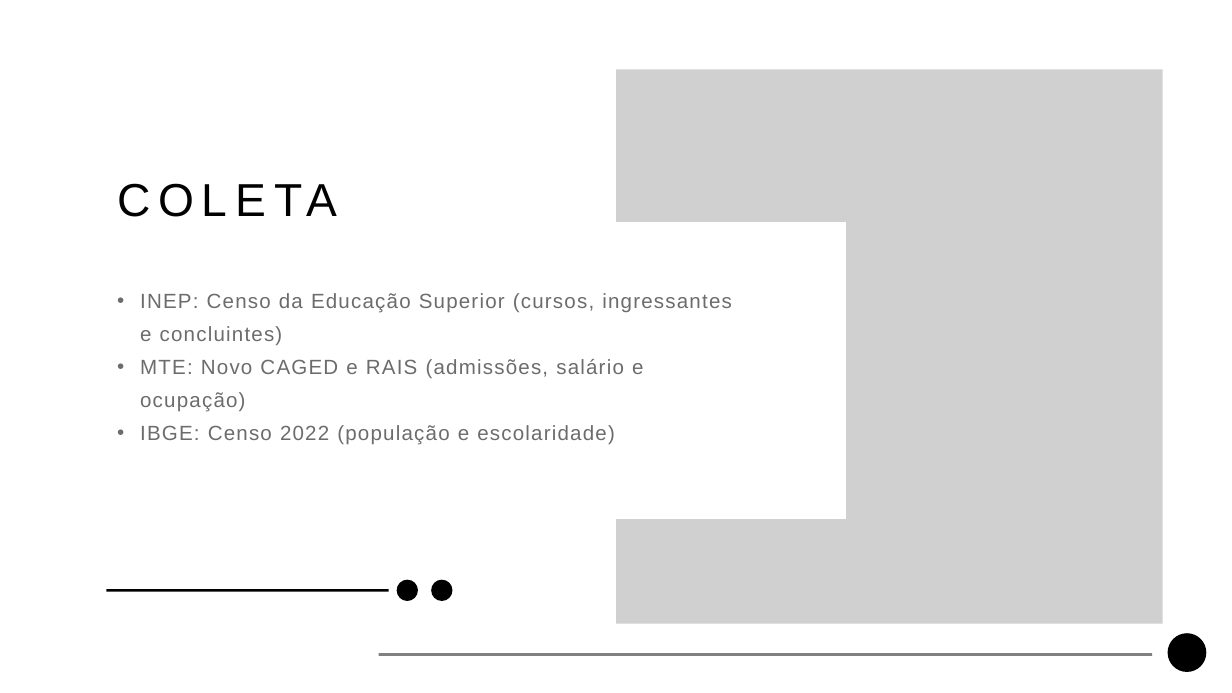
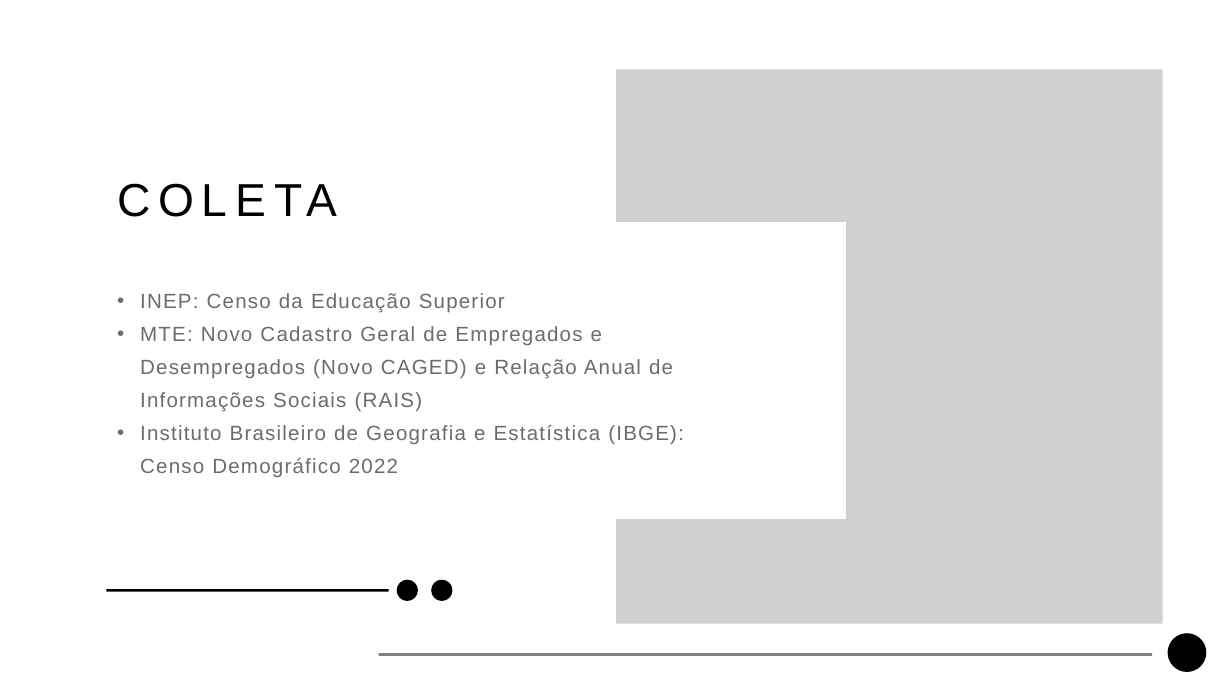
Before and after one commit to guilherme-ndo/projetointegrador-ii, a slide deck: slide 7 of docs/apresentacao_pi2.pptx. Drawn at 1232x693 pixels with LibreOffice and Linux fonts; fonts in the diff are those of the drawing; grey boxes stand for pictures; background and template pictures are left out. Boxes give left, top, right and bottom in pixels: in the first picture for what was removed or moved away, otherwise in the second. Text is boxed around its words. In the diff, an @@ line names an element or a change of style, - is before the commit and + after.

```diff
--- a/docs/apresentacao_pi2.pptx
+++ b/docs/apresentacao_pi2.pptx
@@ text at [140, 293, 684, 477]: text changed @@
-• INEP: Censo da Educação Superior (cursos, ingressantes e concluintes)
-• MTE: Novo CAGED e RAIS (admissões, salário e ocupação)
-• IBGE: Censo 2022 (população e escolaridade)
+• INEP: Censo da Educação Superior
+• MTE: Novo Cadastro Geral de Empregados e Desempregados (Novo CAGED) e Relação Anual de Informações Sociais (RAIS)
+• Instituto Brasileiro de Geografia e Estatística (IBGE): Censo Demográfico 2022
```
Also in this commit, not shown: 14 other slides changed, 7 slides added, 3 slides removed.
